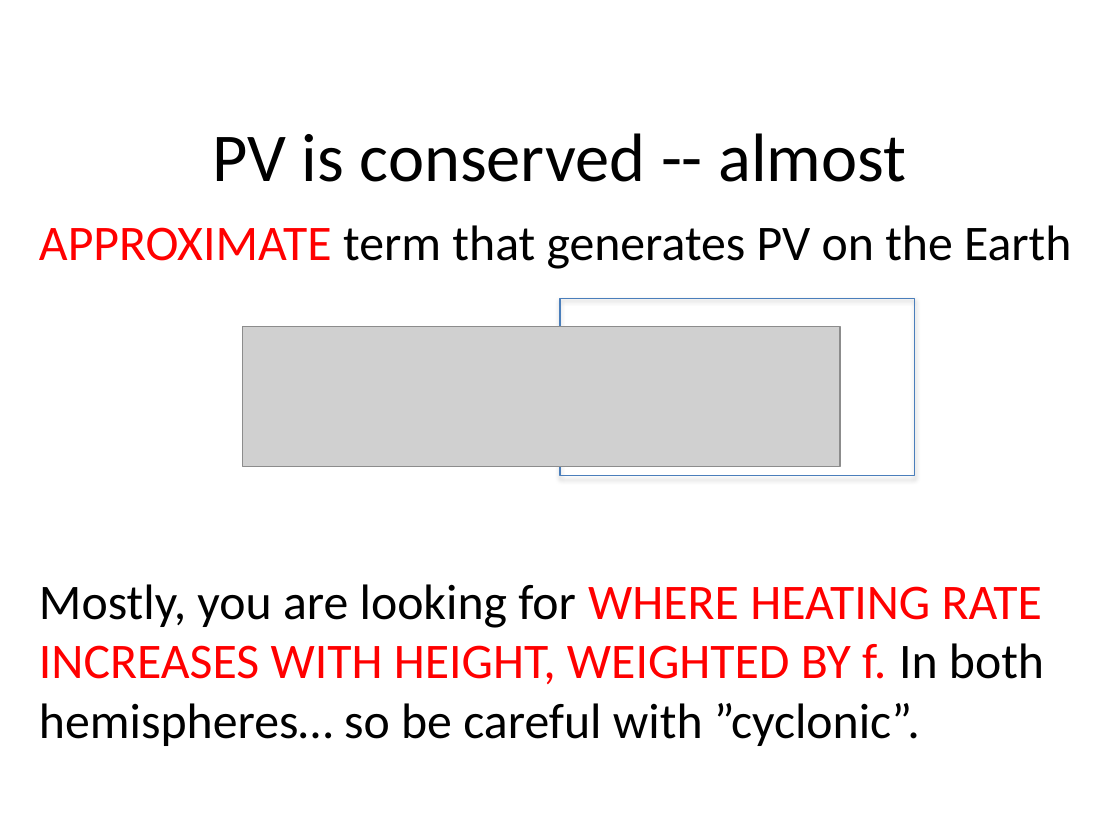
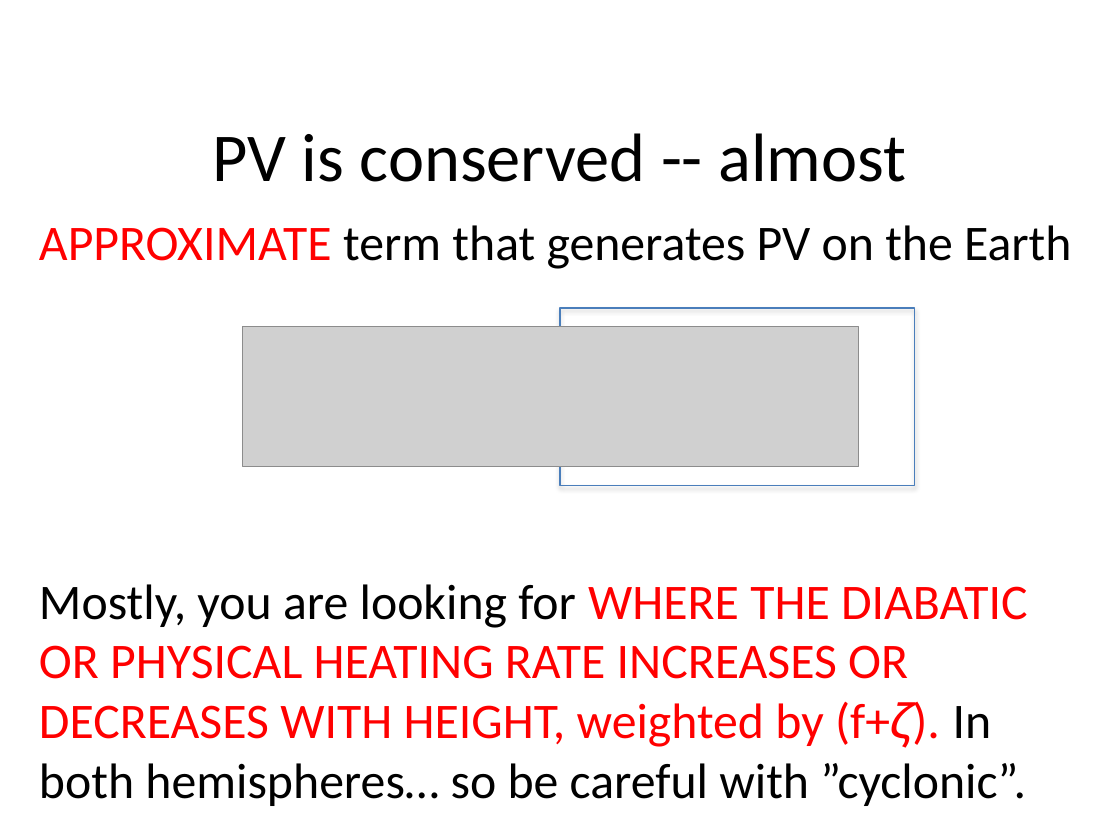
Before and after one commit to weiming9115/ATM651_IntroAtmDynamics, a slide deck: slide 4 of Unit2-WHch7/PV_budget_heatingrates_spinupconcept.pptx (slide 8 before the commit). Drawn at 1120x840 pixels with LibreOffice and Linux fonts; fonts in the diff are those of the drawing; grey boxes stand for pictures. Boxes give left, top, right and bottom in pixels: in the first picture for what was removed or moved away, otherwise in the second. Text is boxed around its words. In the diff, an @@ line names an element or a change of style, - is before the commit and + after.

```diff
--- a/Unit2-WHch7/PV_budget_heatingrates_spinupconcept.pptx
+++ b/Unit2-WHch7/PV_budget_heatingrates_spinupconcept.pptx
@@ picture: place and size @@
-picture at bbox=[243, 327, 840, 467]
+picture at bbox=[243, 327, 859, 467]
@@ rectangle: place and size @@
-rectangle at bbox=[560, 299, 915, 476]
+rectangle at bbox=[560, 308, 915, 485]
@@ text at bbox=[39, 584, 1028, 806]: text changed; text colour #000000 to #FF0000 @@
-Mostly, you are looking for WHERE HEATING RATE INCREASES WITH HEIGHT, WEIGHTED BY f. In both hemispheres… so be careful with ”cyclonic”.
+Mostly, you are looking for WHERE THE DIABATIC OR PHYSICAL HEATING RATE INCREASES OR DECREASES WITH HEIGHT, weighted by (f+𝜁). In both hemispheres… so be careful with ”cyclonic”.
```
Also in this commit, not shown: 9 other slides changed, 9 slides added, 4 slides removed.
